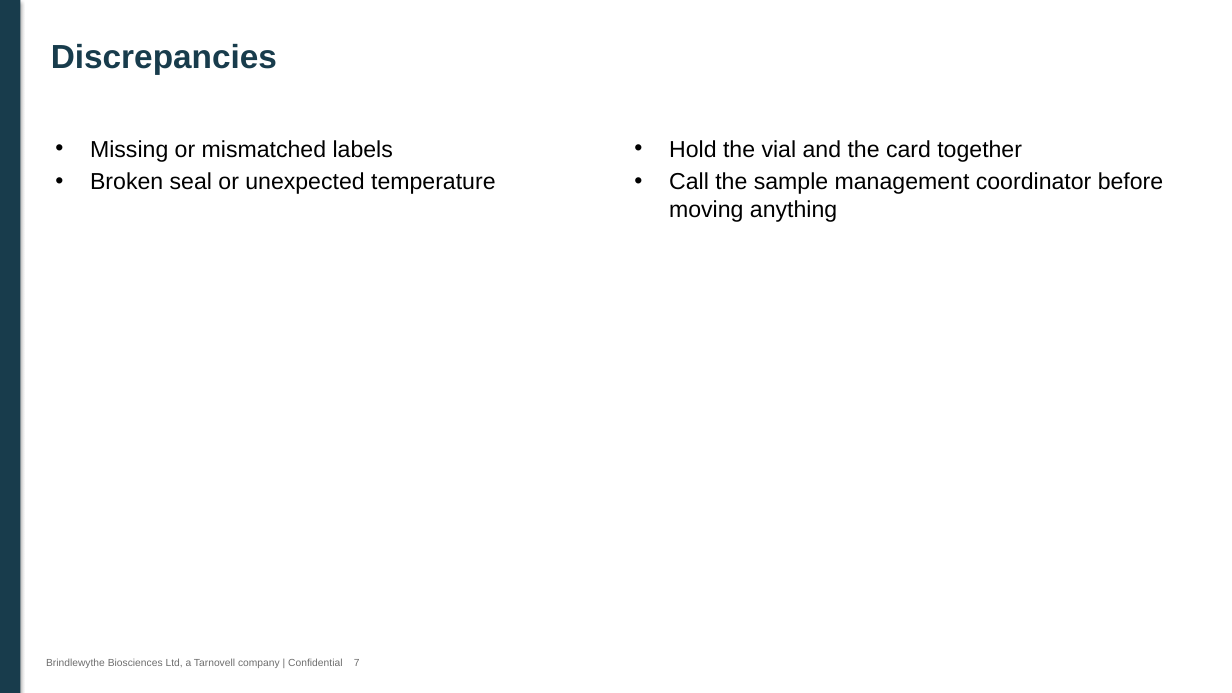
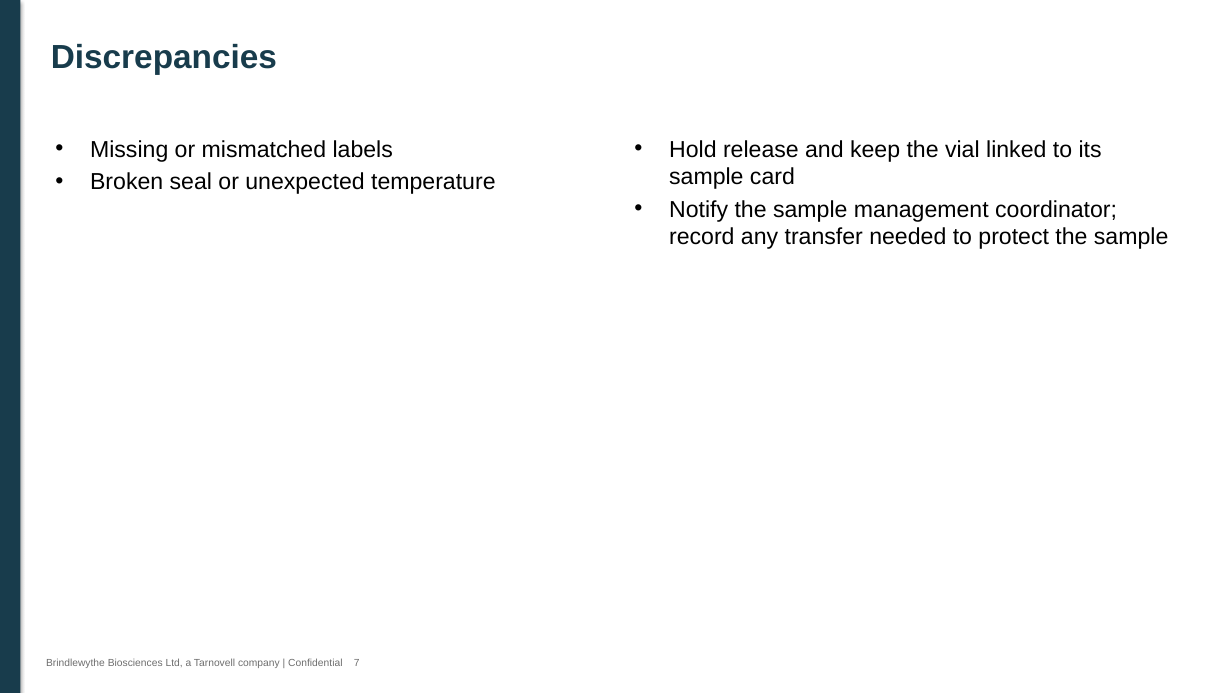
Before and after one commit to 60xAI/portco-mock-dataset, a slide deck: slide 7 of output/archive/BrindlewytheData/QA/Training/2024/Copy of Sample_handover_training.pptx. Drawn at 1232x693 pixels with LibreOffice and Linux fonts; fonts in the diff are those of the drawing. Boxes give left, top, right and bottom in pixels: in the first picture for what was removed or moved away, otherwise in the second. Text is boxed around its words. In the diff, an @@ line names an element or a change of style, - is before the commit and + after.

```diff
--- a/output/archive/BrindlewytheData/QA/Training/2024/Copy of Sample_handover_training.pptx
+++ b/output/archive/BrindlewytheData/QA/Training/2024/Copy of Sample_handover_training.pptx
@@ text at box(669, 140, 1168, 249): text changed @@
-• Hold the vial and the card together
-• Call the sample management coordinator before moving anything
+• Hold release and keep the vial linked to its sample card
+• Notify the sample management coordinator; record any transfer needed to protect the sample
```
Also in this commit, not shown: 3 other slides changed, 1 other file.
